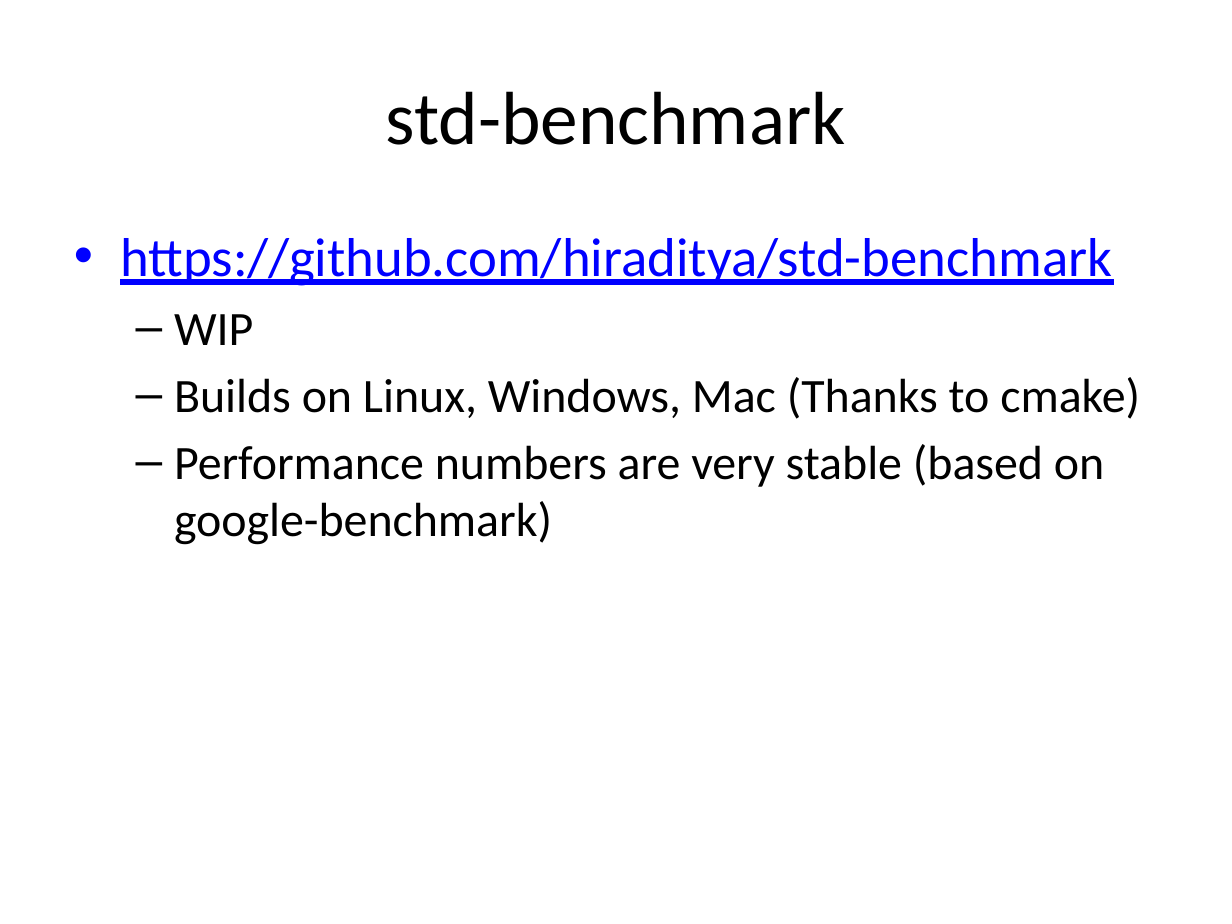
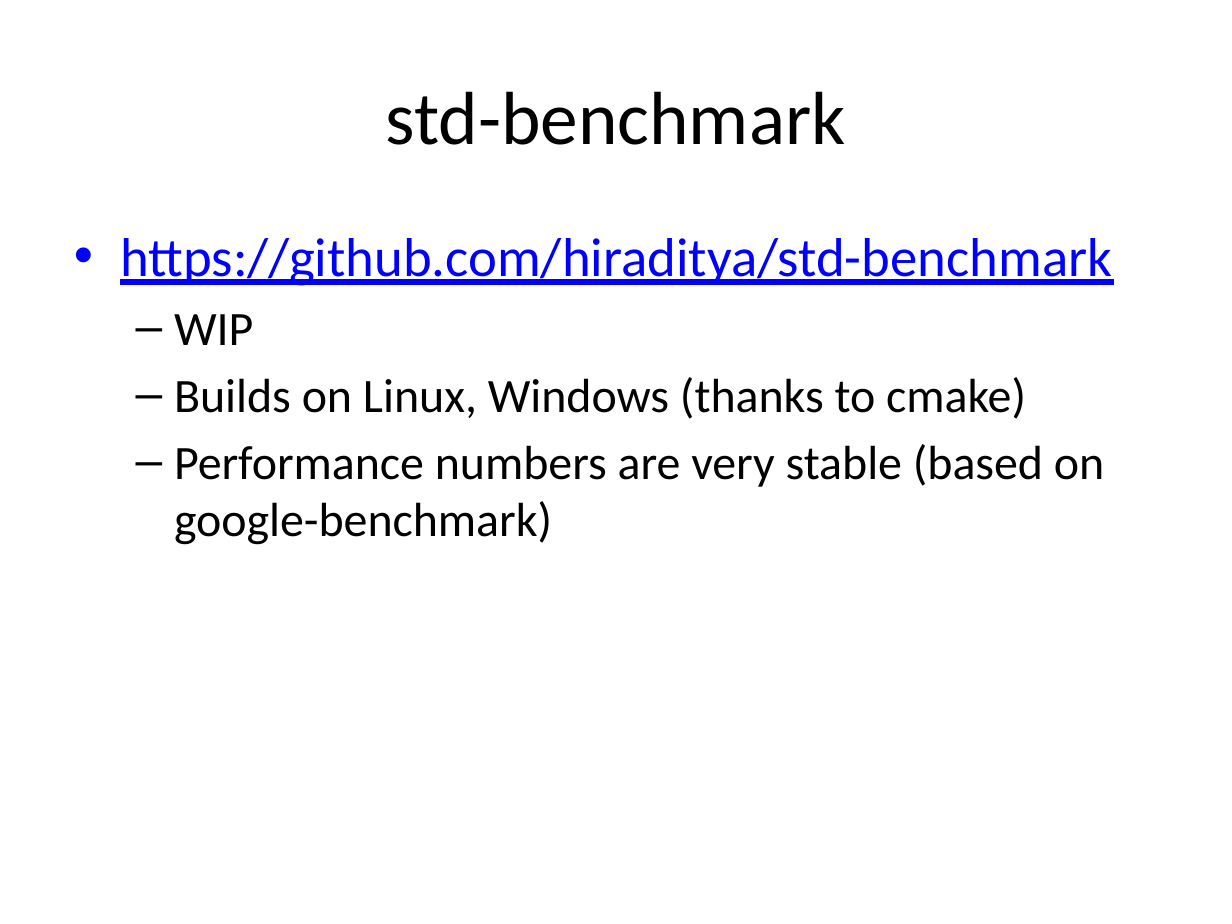
Before and after one commit to hiraditya/std-benchmark, a slide deck: slide 12 of docs/slides/slide-cppnow.pptx (slide 14 before the commit). Drawn at 1232x924 pixels with LibreOffice and Linux fonts; fonts in the diff are those of the drawing. Boxes give left, top, right and bottom in pixels: in the first picture for what was removed or moved away, otherwise in the second. Text is boxed around its words. In the diff, an @@ line names an element or a change of style, - is before the commit and + after.

```diff
--- a/docs/slides/slide-cppnow.pptx
+++ b/docs/slides/slide-cppnow.pptx
@@ text at (x1=174, y1=377, x2=1026, y2=419): text changed @@
-  – Builds on Linux, Windows, Mac (Thanks to cmake)
+  – Builds on Linux, Windows (thanks to cmake)
```
Also in this commit, not shown: 19 other slides changed, 1 other file.
